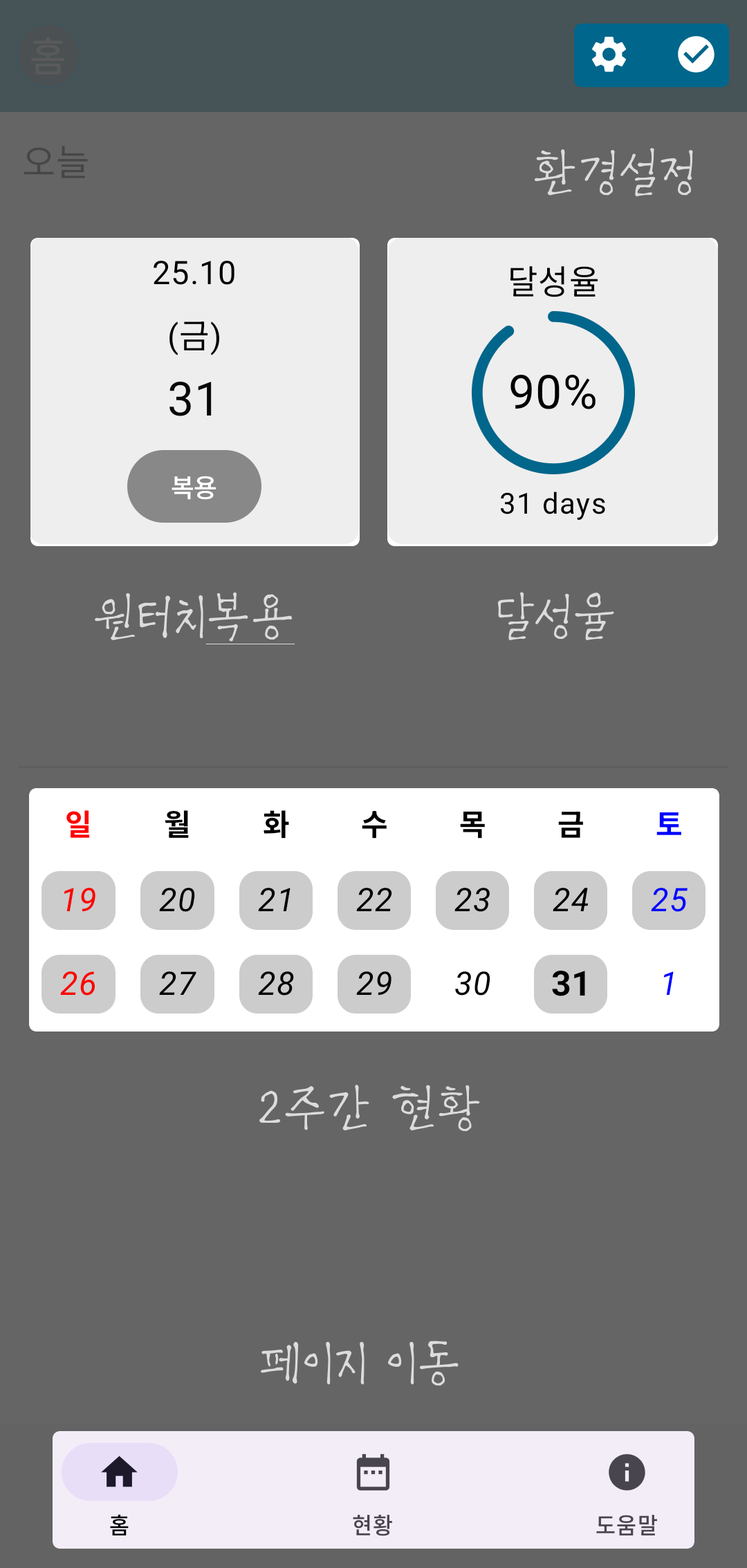
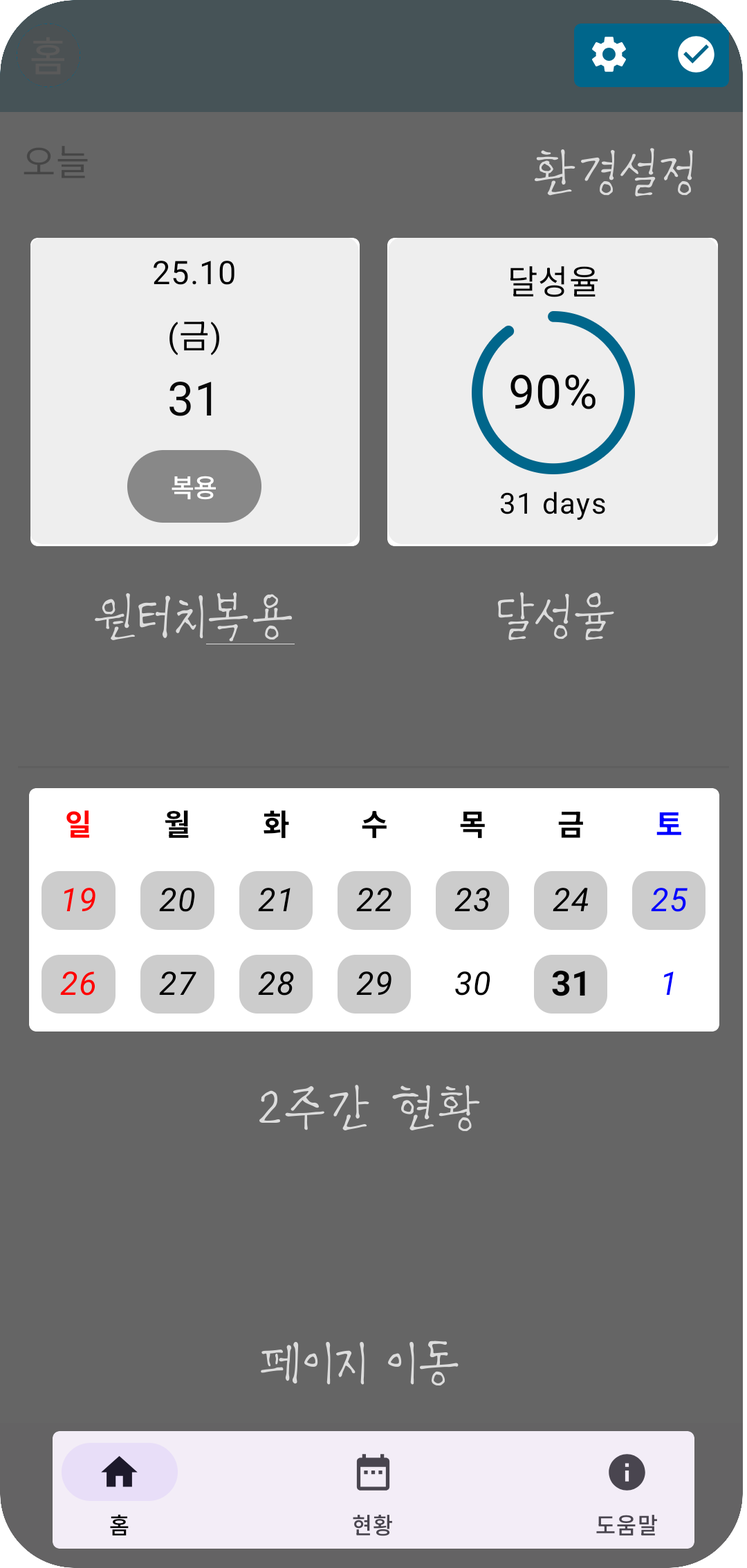
Before/after of a 747×1568 layered artwork. What changed in the layer stack:
painted on "Highlight" over box(0, 0, 747, 1568)
painted on "Screenshot_20251031_174823.png" over box(0, 0, 747, 1568)
